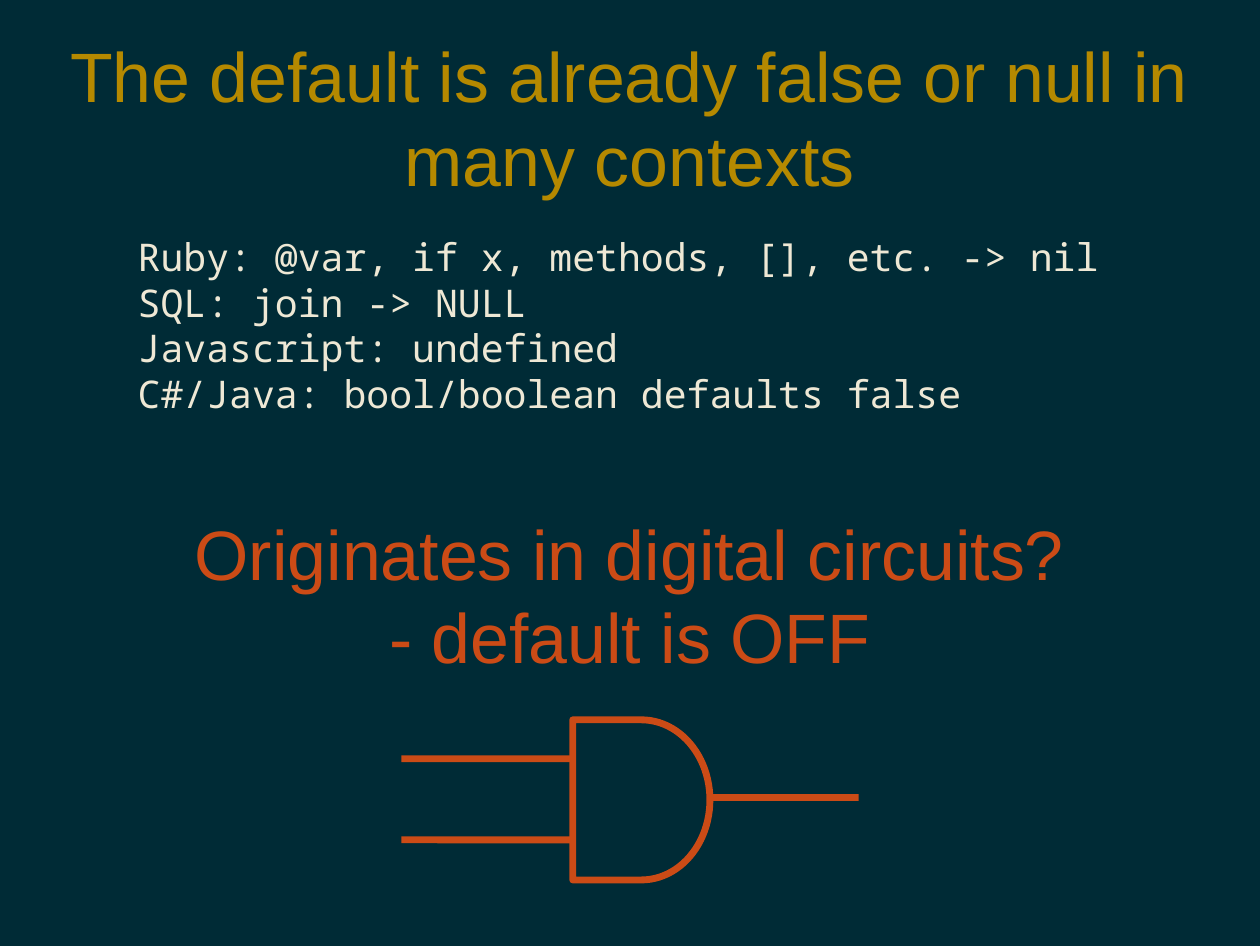
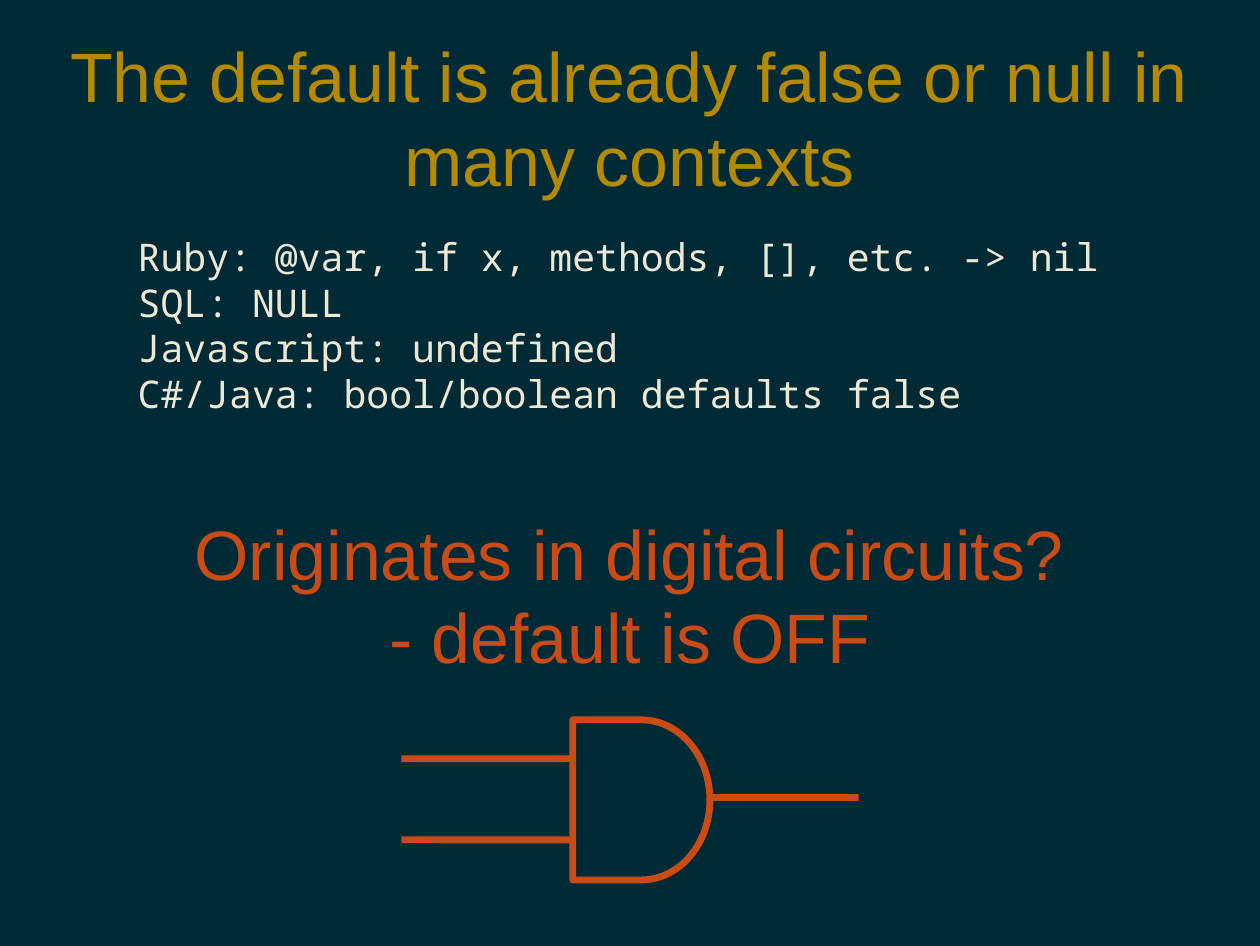
Before and after one commit to pdg137/always-default-to-false, a slide deck: slide 3 of always-default-to-false.odp. Drawn at 1260x946 pixels with LibreOffice and Linux fonts; fonts in the diff are those of the drawing. Boxes give left, top, right and bottom in pixels: in the first picture for what was removed or moved away, otherwise in the second. Text is boxed around its words. In the diff, an @@ line names an element or a change of style, - is before the commit and + after.

```diff
--- a/always-default-to-false.odp
+++ b/always-default-to-false.odp
@@ text at box(138, 289, 343, 324): text changed @@
-SQL: join -> NULL
+SQL: NULL
```
Also in this commit, not shown: 3 other slides changed, 1 slide added.
